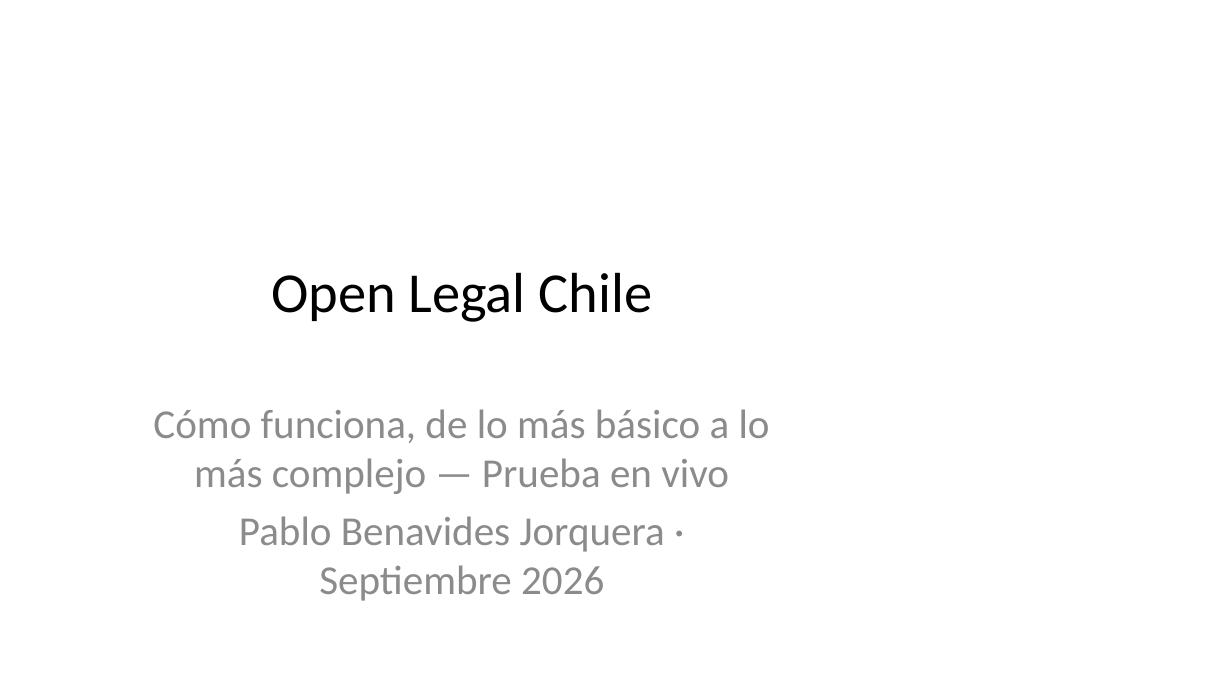
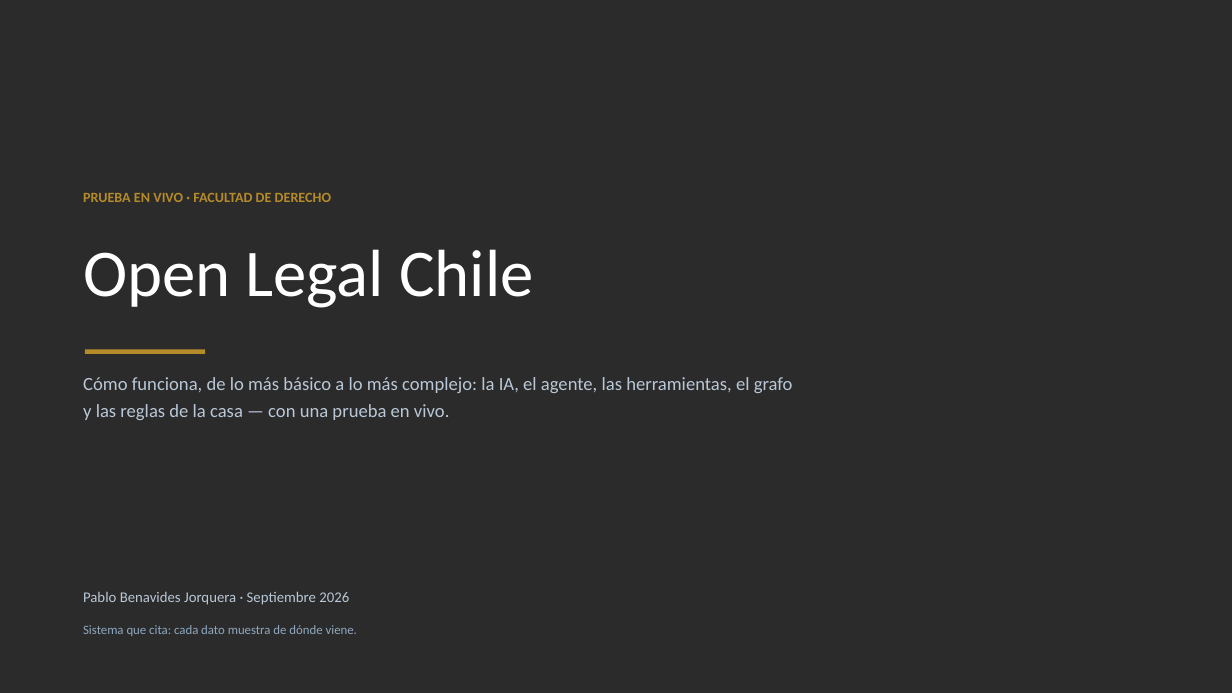
Before and after one commit to elpabloultron/open-legal-chile, a slide deck: slide 1 of docs/charla/Open_Legal_Chile_como_funciona.pptx. Drawn at 1232x693 pixels with LibreOffice and Linux fonts; fonts in the diff are those of the drawing; background and template pictures are left out; a plain dark background stands for a picture behind light text. Boxes give left, top, right and bottom in pixels: in the first picture for what was removed or moved away, otherwise in the second. Text is boxed around its words. In the diff, an @@ line names an element or a change of style, - is before the commit and + after.

Commit message:
docs(charla): deck rediseñado (22 láminas) con las animaciones DENTRO del PowerPoint
- Tres animaciones nuevas: cómo se construyó el grafo (seis etapas), cómo operan las citas
  (documento vs conversación y el rastreo) y un caso de punta a punta (carpeta → Word).
- Las seis animaciones se graban a MP4 (Playwright + ffmpeg, con portada verificada) y van
  incrustadas en el pptx (add_movie): se reproducen con clic al presentar. Verificado: 6 videos y
  17 medios dentro del archivo, 0 formas fuera de lámina, 22/22 láminas con notas del orador.
- Sistema de diseño propio: azul tinta + bronce, tipografías Calibri, tarjetas, números grandes,
  marcos para imágenes, portada y separadores con red de nodos. Inspirado en la arquitectura de
  bloques de python-pptx-theme-kit (GPL: ideas, no código).
- Reproducible: construir_deck.py (deck) y grabar_animaciones.py (videos).

```diff
--- a/docs/charla/Open_Legal_Chile_como_funciona.pptx
+++ b/docs/charla/Open_Legal_Chile_como_funciona.pptx
@@ background #FFFFFF to picture (left out) @@
@@ text added at (83,193,331,202), 11 pt, text #B58B2A, bold @@
+PRUEBA EN VIVO · FACULTAD DE DERECHO
@@ text "Open Legal Chile": place and size @@
-text "Open Legal Chile" at (271,272,653,322)
+text "Open Legal Chile" at (83,249,533,308)
@@ text "Open Legal Chile" at (83,249,533,308): size 44 to 52 pt, text colour #000000 to #FFFFFF; alignment centre to left; line spacing 1 to 1.08; more space between paragraphs; vertical alignment middle to top @@
@@ rectangle added at (85,349,205,354), fill #B58B2A @@
@@ text added at (83,377,793,420), 14.5 pt, text #B9C7D6 @@
+Cómo funciona, de lo más básico a lo más complejo: la IA, el agente, las herramientas, el grafo
+y las reglas de la casa — con una prueba en vivo.
@@ subtitle removed at (153,409,770,601) @@
-Cómo funciona, de lo más básico a lo más complejo — Prueba en vivo
-Pablo Benavides Jorquera · Septiembre 2026
@@ text added at (83,591,349,605), 11.5 pt, text #B9C7D6 @@
+Pablo Benavides Jorquera · Septiembre 2026
@@ text added at (83,625,357,636), 10 pt, text #8FA8C0 @@
+Sistema que cita: cada dato muestra de dónde viene.
```
Also in this commit, not shown: 7 other slides changed, 14 slides added, 8 slides removed, 20 other files.
